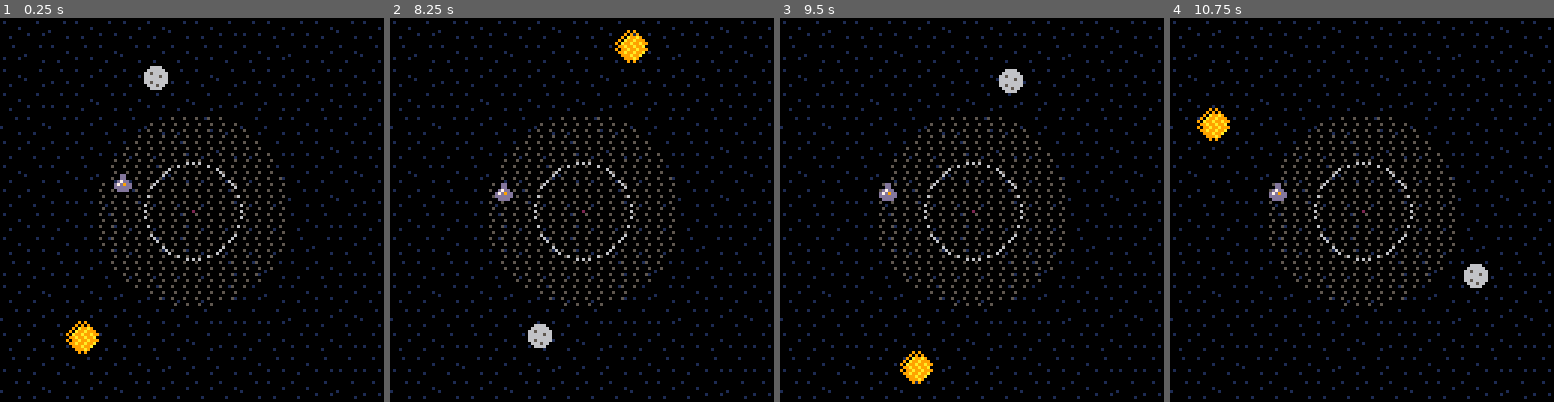
Above: before the commit, frames 1-4 (left to right).
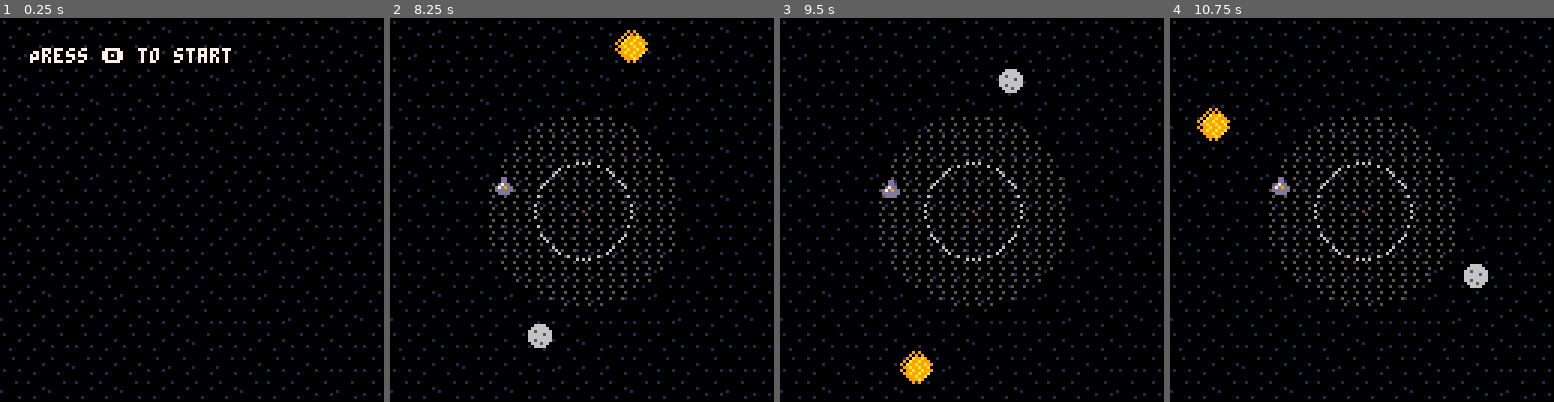
Above: after the commit, the same moments.

Repository: chiguire/cosmos_ggj22
Game: PICO-8 cartridge cosmos.p8
The game is run twice, just before and just after one commit, with the same random seed, the same clock (stepped at 60 frames per second) and the same inputs.
Inputs:
- Up to frame 1 (0.25 s): no input
- Up to frame 2 (8.25 s): tap O (Z key) at 0.33, 0.7, 1.43, 2.22, 3.1, 3.98, 4.87, 5.75, 6.63, 7.52 s; tap X (X key) at 1.07, 2.07, 2.4, 2.73, 3.07, 3.4, 3.73, 4.07, 4.4, 4.73, 5.07, 5.4, 5.73, 6.07, 6.4, 6.73, 7.07, 7.4, 7.73, 8.07 s; hold Left 1.97-2.37 s; hold P2 Right 1.97-2.37 s; hold Down 2.42-2.82 s; hold P2 Up 2.42-2.82 s; hold Right 2.87-3.53 s; hold P2 Left 2.87-3.53 s; hold Up 3.58-4.08 s; hold P2 Down 3.58-4.08 s; hold Right 4.13-4.53 s; hold P2 Left 4.13-4.53 s; hold Down 4.58-5.08 s; hold P2 Up 4.58-5.08 s; hold Left 5.13-5.8 s; hold P2 Right 5.13-5.8 s; hold Up 5.85-6.18 s; hold P2 Down 5.85-6.18 s; hold Left 6.23-6.63 s; hold P2 Right 6.23-6.63 s; hold Down 6.68-7.08 s; hold P2 Up 6.68-7.08 s; hold Right 7.13-7.8 s; hold P2 Left 7.13-7.8 s; hold Up from 7.85 s (still down); hold P2 Down from 7.85 s (still down)
- Up to frame 3 (9.5 s): release Up at 8.35 s; release P2 Down at 8.35 s; hold Right 8.4-8.8 s; hold P2 Left 8.4-8.8 s; tap X (X key) every 0.33 s from 8.4 to 9.4 s; tap O (Z key) at 8.4, 9.28 s; hold Down 8.85-9.35 s; hold P2 Up 8.85-9.35 s; hold Left from 9.4 s (still down); hold P2 Right from 9.4 s (still down)
- Up to frame 4 (10.75 s): tap X (X key) every 0.33 s from 9.73 to 10.73 s; release Left at 10.07 s; release P2 Right at 10.07 s; hold Up 10.12-10.45 s; hold P2 Down 10.12-10.45 s; tap O (Z key) at 10.17 s; hold Left from 10.5 s (still down); hold P2 Right from 10.5 s (still down)

The runs differ from the first frame. In frame 1, 4.4% of the frame differs, in the area x 7-75%, y 7-88%; in frame 2, 0.2%; in frame 3, 0.1%; in frame 4, 0.2%.

Commit message:
Finished refactoring game state. Needs TLC on start screen and win screen. Needs music.

Diff:
--- a/cosmos.p8
+++ b/cosmos.p8
@@ -29,10 +29,7 @@
 dot_increaseintensity=0.2
 dot_decreaseintensity=0.1
 abundant_timer_increase = 0.05
-
 current_intensities=1
-is_attracting=false
-is_repelling=false
 
 input = {
 	sun = {
@@ -119,6 +116,10 @@
 	0b1010010110100101.1
 }
 
+function _init()
+	go_to_gamestate("menustart")
+end
+
 function go_to_gamestate(new_state)
 	if (gamestate == new_state) then
 		return
@@ -131,6 +132,20 @@
 	elseif (new_state == "win") then
 		start_win()
 	end
+
+	gamestate = new_state
+end
+
+function start_menustart()
+
+end
+
+function start_playing()
+	reset()
+end
+
+function start_win()
+
 end
 
 function reset()
@@ -142,6 +157,8 @@
 		rx,ry=polarcoord(cx,cy,r,a)
 		m.dotx=rx
 		m.doty=ry
+		m.dotvx=0
+		m.dotvy=0
 	end
 
 	sun_angle = rnd(1)
@@ -160,7 +177,9 @@
 end
 
 function update_menustart()
-
+	if (btnp(4,0) or btnp(4,1) or btnp(5,0) or btnp(5,1)) then
+		go_to_gamestate("playing")
+	end
 end
 
 function update_playing()
@@ -283,13 +302,15 @@
 			current_intensities += 1
 		else
 			-- win state!
-			extcmd("shutdown")
+			go_to_gamestate("win")
 		end
 	end
 end
 
 function update_win()
-
+	if (btnp(4,0) or btnp(4,1) or btnp(5,0) or btnp(5,1)) then
+		go_to_gamestate("menustart")
+	end
 end
 
 function get_desired_angle(i)
@@ -364,6 +385,12 @@
 
  --print("sda: "..tostring(sun_desired_angle).." sa: "..tostring(sun_angle).." sad: "..tostring(sun_angle_direction))
  --print("mda: "..tostring(moon_desired_angle).." ma: "..tostring(moon_angle).." mad: "..tostring(moon_angle_direction))
+end
+
+function draw_menustart()
+	cls(0)
+	map(0, 0, 0, 0, 16, 16)
+	print("Press \x8e to start", 10, 10, 7)
 end
 
 function draw_playing()
@@ -443,6 +470,13 @@
 	end
 end
 
+function draw_win()
+	fillp(0b0101101001011010.1)
+	rectfill(0, 0, 128, 128, 0)
+
+	print("You won", 10, 10, 7)
+end
+
 -- draw a star
 function rndstar(s,i,start_angle)
  t=time()
@@ -519,8 +553,6 @@
 		return "."
 	end
 end
-
-reset()
 
 __gfx__
 0000000000a99a000000000000000000000000000000000000666600000000000000000000000000000000000000000000000000000000000000000000000000
